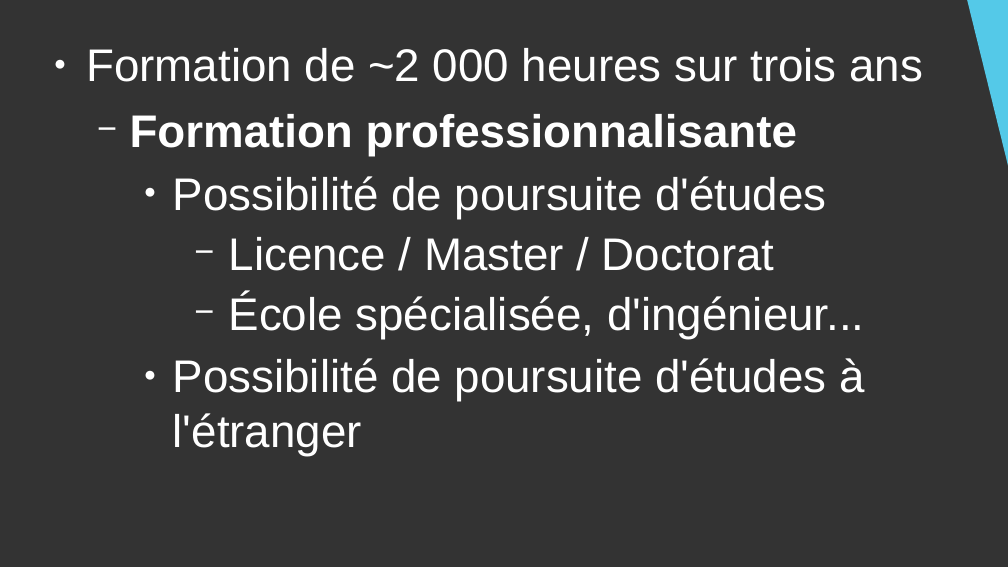
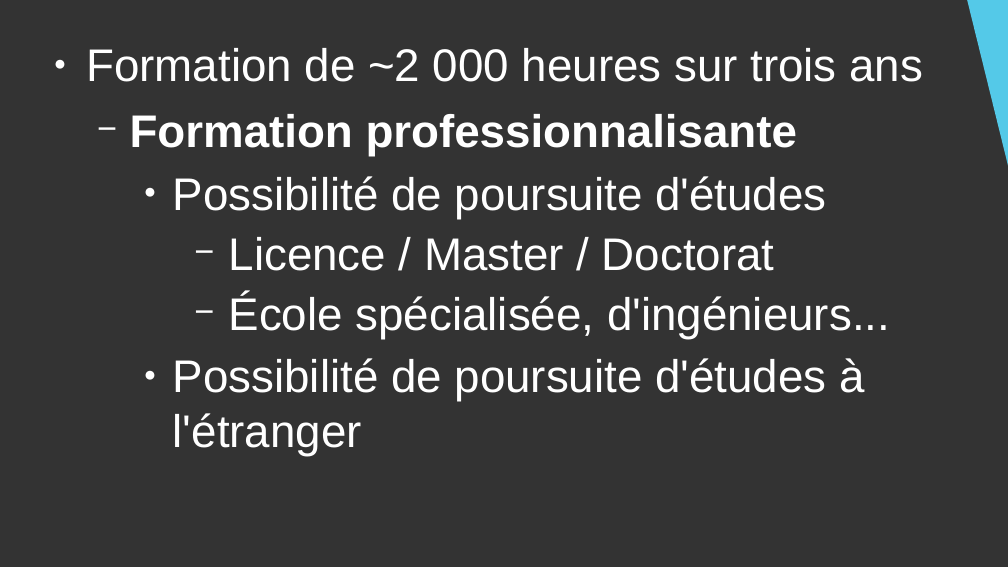
Before and after one commit to DanYellow/cours, a slide deck: slide 4 of presentation-formation-mmi/presentation.odp. Drawn at 1008x567 pixels with LibreOffice and Linux fonts; fonts in the diff are those of the drawing. Boxes give left, top, right and bottom in pixels: in the first picture for what was removed or moved away, otherwise in the second. Text is boxed around its words. In the diff, an @@ line names an element or a change of style, - is before the commit and + after.

```diff
--- a/presentation-formation-mmi/presentation.odp
+++ b/presentation-formation-mmi/presentation.odp
@@ text at (229, 294, 890, 339): text changed @@
-      − École spécialisée, d'ingénieur...
+      − École spécialisée, d'ingénieurs...
```
Also in this commit, not shown: 4 other slides changed, 1 slide added, 12 other files.
